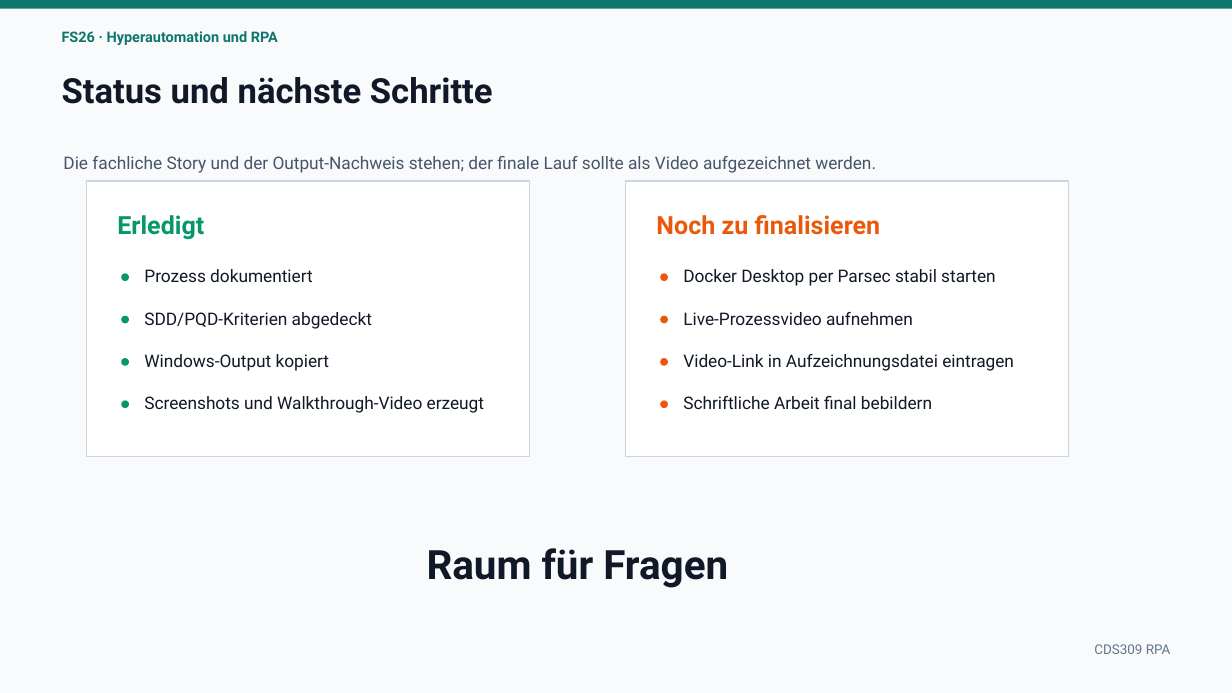
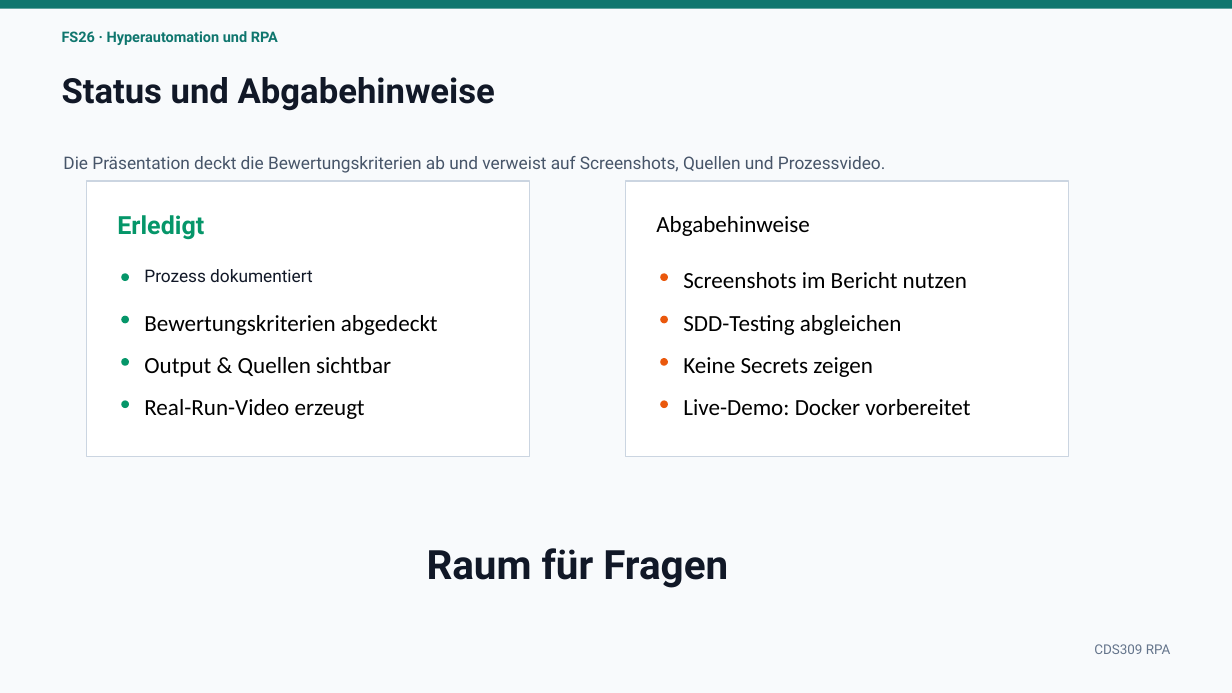
Before and after one commit to DotNaos/fs26--robotic-process-automation, a slide deck: slide 13 of unterlagen/Moodle-to-LLM Study Planner - Schlusspräsentation.pptx. Drawn at 1232x693 pixels with LibreOffice and Linux fonts; fonts in the diff are those of the drawing. Boxes give left, top, right and bottom in pixels: in the first picture for what was removed or moved away, otherwise in the second. Text is boxed around its words. In the diff, an @@ line names an element or a change of style, - is before the commit and + after.

```diff
--- a/unterlagen/Moodle-to-LLM Study Planner - Schlusspräsentation.pptx
+++ b/unterlagen/Moodle-to-LLM Study Planner - Schlusspräsentation.pptx
@@ text at bbox=[62, 77, 495, 111]: text changed @@
-Status und nächste Schritte
+Status und Abgabehinweise
@@ text at bbox=[63, 156, 885, 173]: text changed @@
-Die fachliche Story und der Output-Nachweis stehen; der finale Lauf sollte als Video aufgezeichnet werden.
+Die Präsentation deckt die Bewertungskriterien ab und verweist auf Screenshots, Quellen und Prozessvideo.
@@ text at bbox=[656, 216, 810, 236]: text changed; size 19.5 to 18 pt; font Roboto to Calibri; text colour #EA580C to #000000; bold off @@
-Noch zu finalisieren
+Abgabehinweise
@@ text at bbox=[683, 272, 967, 288]: text changed; size 13.5 to 18 pt; font Roboto to Calibri; text colour #111827 to #000000 @@
-Docker Desktop per Parsec stabil starten
+Screenshots im Bericht nutzen
@@ text at bbox=[144, 315, 438, 335]: text changed; size 13.5 to 18 pt; font Roboto to Calibri; text colour #111827 to #000000 @@
-SDD/PQD-Kriterien abgedeckt
+Bewertungskriterien abgedeckt
@@ text at bbox=[683, 315, 902, 335]: text changed; size 13.5 to 18 pt; font Roboto to Calibri; text colour #111827 to #000000 @@
-Live-Prozessvideo aufnehmen
+SDD-Testing abgleichen
@@ text at bbox=[144, 357, 391, 377]: text changed; size 13.5 to 18 pt; font Roboto to Calibri; text colour #111827 to #000000 @@
-Windows-Output kopiert
+Output & Quellen sichtbar
@@ text at bbox=[683, 357, 873, 377]: text changed; size 13.5 to 18 pt; font Roboto to Calibri; text colour #111827 to #000000 @@
-Video-Link in Aufzeichnungsdatei eintragen
+Keine Secrets zeigen
@@ text at bbox=[144, 399, 365, 419]: text changed; size 13.5 to 18 pt; font Roboto to Calibri; text colour #111827 to #000000 @@
-Screenshots und Walkthrough-Video erzeugt
+Real-Run-Video erzeugt
@@ text at bbox=[683, 399, 970, 415]: text changed; size 13.5 to 18 pt; font Roboto to Calibri; text colour #111827 to #000000 @@
-Schriftliche Arbeit final bebildern
+Live-Demo: Docker vorbereitet
```
Also in this commit, not shown: 2 other slides changed.
